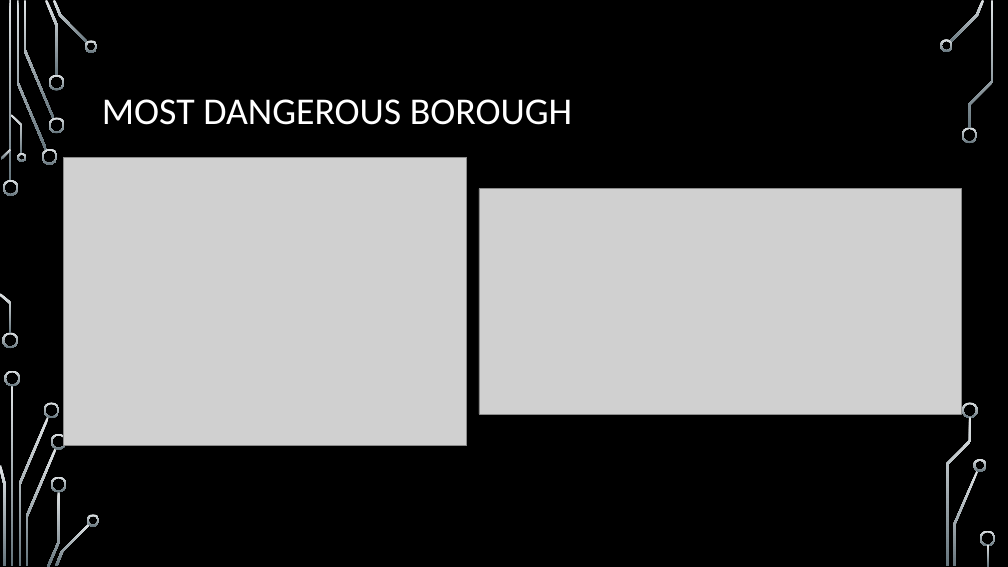
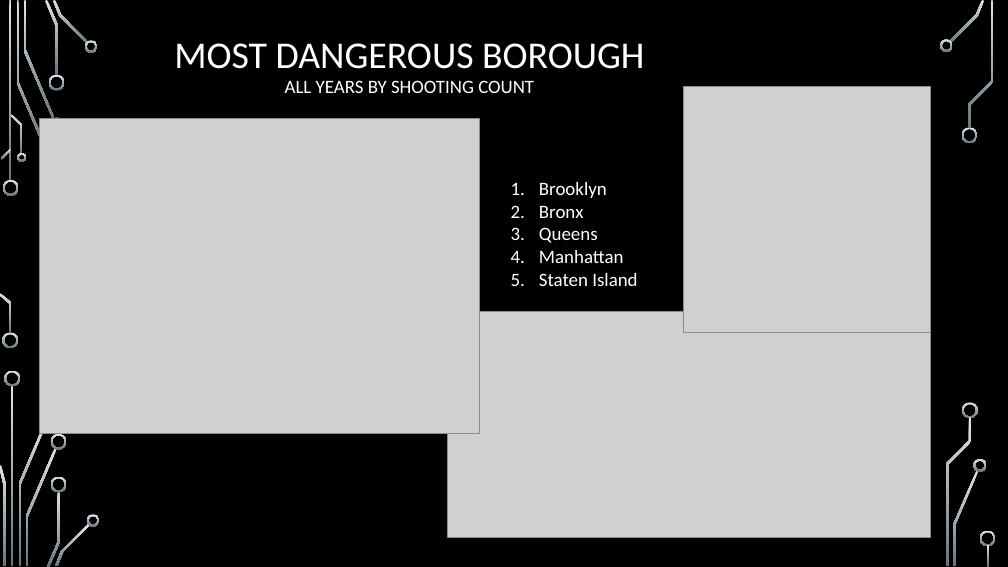
Before and after one commit to taftap8/CrimeProject, a slide deck: slide 9 of NYC Crime 2006-Today.pptx (slide 8 before the commit). Drawn at 1008x567 pixels with LibreOffice and Linux fonts; fonts in the diff are those of the drawing; grey boxes stand for pictures; background and template pictures are left out. Boxes give left, top, right and bottom in pixels: in the first picture for what was removed or moved away, otherwise in the second. Text is boxed around its words. In the diff, an @@ line names an element or a change of style, - is before the commit and + after.

```diff
--- a/NYC Crime 2006-Today.pptx
+++ b/NYC Crime 2006-Today.pptx
@@ title at <box>174,43,644,93</box>: text changed; size 36 to 18 pt @@
-MOST DANGEROUS BOROUGH
+MOST DANGEROUS BOROUGH
+ALL YEARS BY SHOOTING COUNT
@@ picture added at <box>684,86,930,333</box> @@
@@ picture: place and size @@
-picture at <box>64,157,467,446</box>
+picture at <box>40,119,479,433</box>
@@ freeform shape removed at <box>42,149,57,165</box> @@
@@ text added at <box>539,182,637,286</box>, 18 pt, text #FFFFFF @@
+1. Brooklyn
+2. Bronx
+3. Queens
+4. Manhattan
+5. Staten Island
@@ picture: place and size @@
-picture at <box>479,188,961,414</box>
+picture at <box>448,312,930,537</box>
@@ freeform shape removed at <box>44,402,60,418</box> @@
```
Also in this commit, not shown: 8 other slides changed, 2 slides added.
